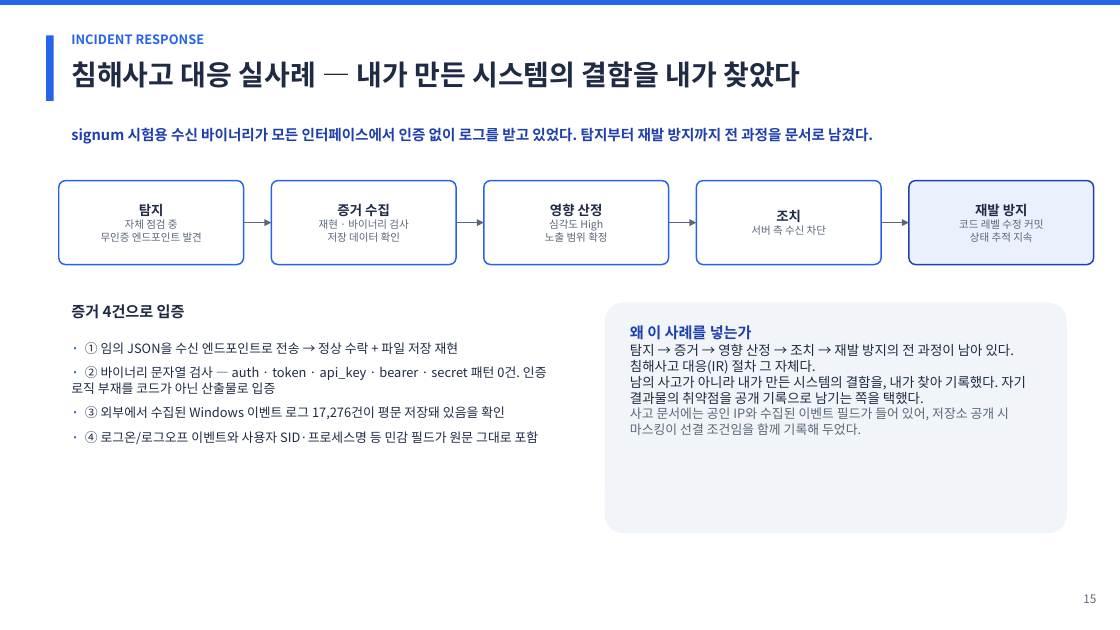
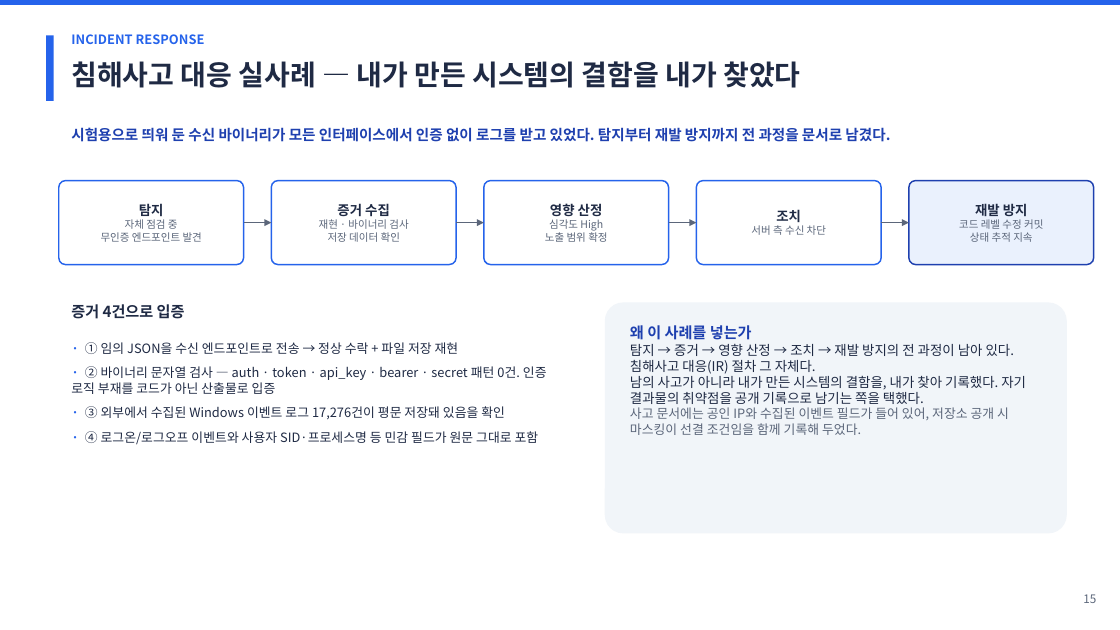
Before and after one commit to adorahelen/adorahelen.github.io, a slide deck: slide 16 of static/portfolio/kangmin-kim-portfolio-ko.pptx. Drawn at 1120x630 pixels with LibreOffice and Linux fonts; fonts in the diff are those of the drawing. Boxes give left, top, right and bottom in pixels: in the first picture for what was removed or moved away, otherwise in the second. Text is boxed around its words. In the diff, an @@ line names an element or a change of style, - is before the commit and + after.

```diff
--- a/static/portfolio/kangmin-kim-portfolio-ko.pptx
+++ b/static/portfolio/kangmin-kim-portfolio-ko.pptx
@@ text at (71, 127, 890, 142): text changed @@
-signum 시험용 수신 바이너리가 모든 인터페이스에서 인증 없이 로그를 받고 있었다. 탐지부터 재발 방지까지 전 과정을 문서로 남겼다.
+시험용으로 띄워 둔 수신 바이너리가 모든 인터페이스에서 인증 없이 로그를 받고 있었다. 탐지부터 재발 방지까지 전 과정을 문서로 남겼다.
```
Also in this commit, not shown: 5 other slides changed, 2 slides added, 2 slides removed, 2 other files.
